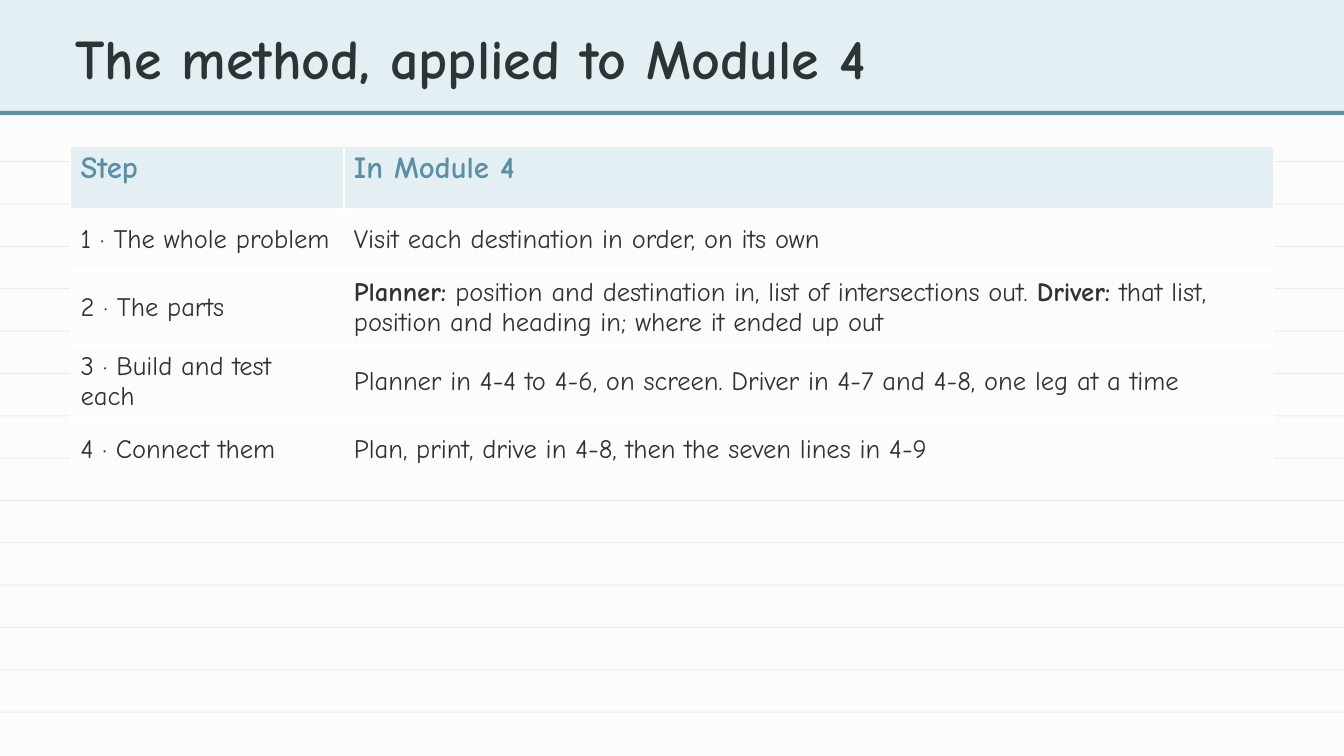
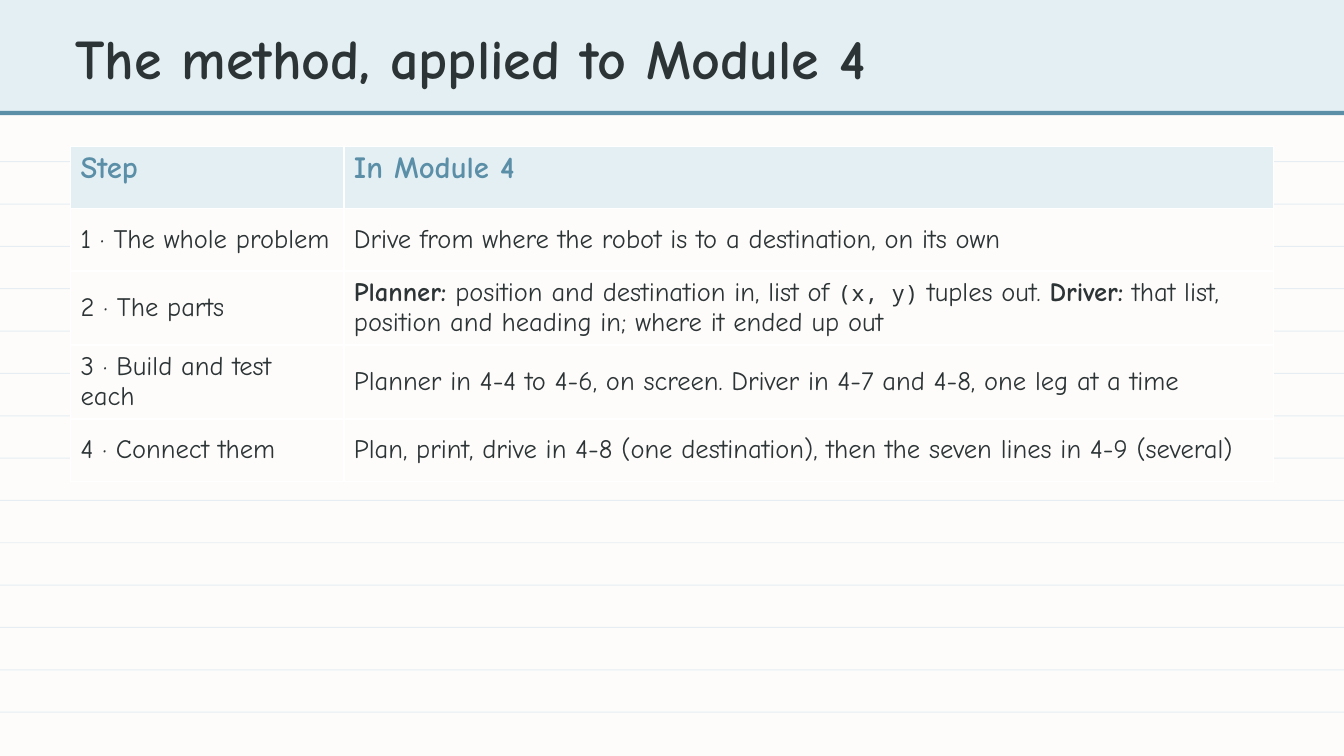
Before and after one commit to bradamiller/LearningPython, a slide deck: slide 25 of static/slides/module-04-manhattan/module-4-lesson-00-overview.pptx (slide 18 before the commit). Drawn at 1344x756 pixels with LibreOffice and Linux fonts; fonts in the diff are those of the drawing. Boxes give left, top, right and bottom in pixels: in the first picture for what was removed or moved away, otherwise in the second. Text is boxed around its words. In the diff, an @@ line names an element or a change of style, - is before the commit and + after.

```diff
--- a/static/slides/module-04-manhattan/module-4-lesson-00-overview.pptx
+++ b/static/slides/module-04-manhattan/module-4-lesson-00-overview.pptx
@@ table at [71, 146, 1273, 467] @@
-row 2, column 2: Visit each destination in order, on its own
+row 2, column 2: Drive from where the robot is to a destination, on its own
-row 3, column 2: Planner: position and destination in, list of intersections out. Driver: that list, position and heading in; where it ended up out
+row 3, column 2: Planner: position and destination in, list of (x, y) tuples out. Driver: that list, position and heading in; where it ended up out
-row 5, column 2: Plan, print, drive in 4-8, then the seven lines in 4-9
+row 5, column 2: Plan, print, drive in 4-8 (one destination), then the seven lines in 4-9 (several)
```
Also in this commit, not shown: 5 other slides changed, 8 slides added, 1 slide removed, 11 other files.
